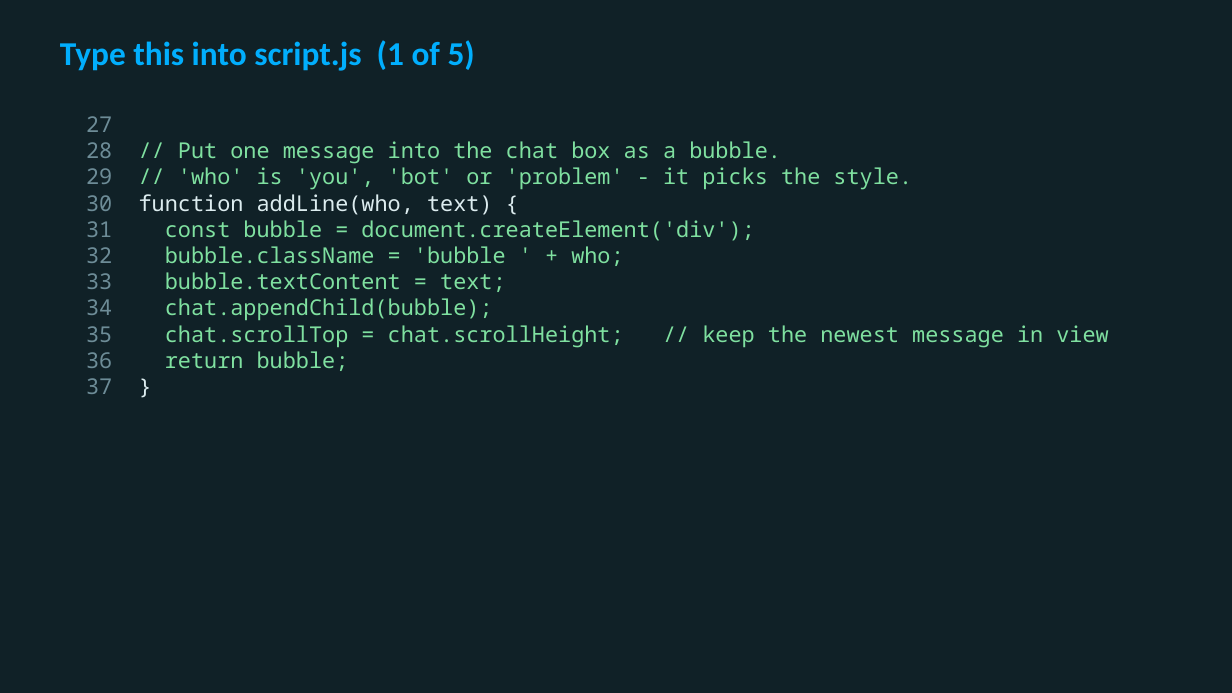
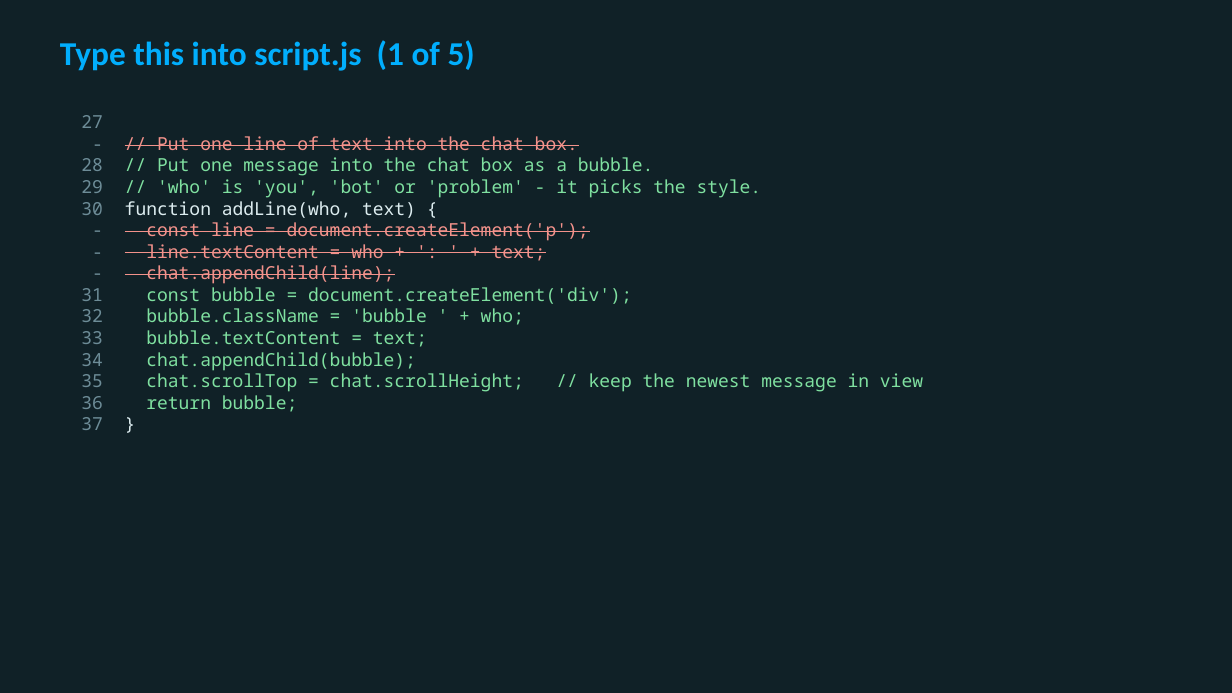
Before and after one commit to utgapps/utgapps.github.io, a slide deck: slide 15 of ai101/slides/week-07.pptx. Drawn at 1232x693 pixels with LibreOffice and Linux fonts; fonts in the diff are those of the drawing. Boxes give left, top, right and bottom in pixels: in the first picture for what was removed or moved away, otherwise in the second. Text is boxed around its words. In the diff, an @@ line names an element or a change of style, - is before the commit and + after.

```diff
--- a/ai101/slides/week-07.pptx
+++ b/ai101/slides/week-07.pptx
@@ text at (81,115,923,412): size 17 to 14 pt in "27", "28 // Put one message into the ...", "29 // 'who' is 'you', 'bot' or ...", "30 function addLine(who, text) {" and 7 more places @@
@@ text at (157,136,578,150): paragraph added @@
+- // Put one line of text into the chat box.
@@ text at (146,222,589,284): paragraphs added @@
+- const line = document.createElement('p');
+- line.textContent = who + ': ' + text;
+- chat.appendChild(line);
```
Also in this commit, not shown: 6 other slides changed, 36 other files.
